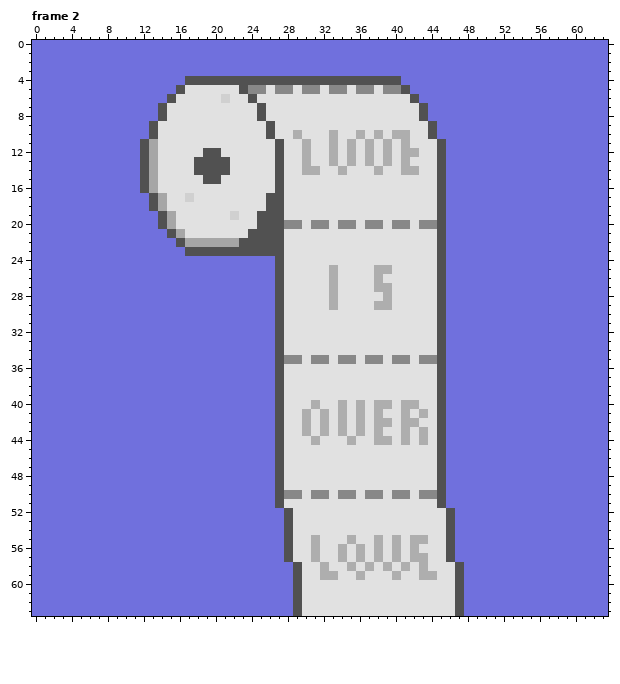
One commit to this pixel-art file: PixelArt/Aseprite/kaiben.aseprite. Above is the file before it was changed.
64x64 pixels, 44 frames. Shown: frame 2. The commit also changed other frames, which this record leaves out.
After the commit:
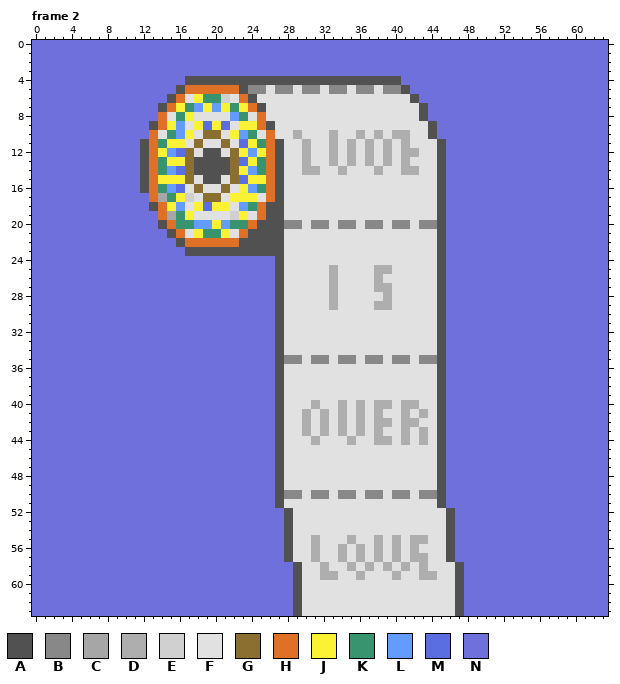
Palette (. is transparent): A #515151  B #888888  C #a6a6a6  D #aeaeae  E #d0d0d0  F #e1e1e1  G #8a6f30  H #df7126  J #fbf236  K #37946e  L #639bff  M #5b6ee1  N #7070dd
Message: grouping layers
Change:
layer "RollingEfects/Trajectory_Line" added
layer "RollingEfects/Trajectory_Dots" added
Frame 2, layers "RollingEfects/Trajectory_Dots", "RollingEfects/Trajectory_Line":
y 5: x 17..22 FFFFFF -> HHHHHH
y 6: x 16 F -> H; x 18..20 FFF -> JKK; x 23 F -> H
y 7: x 15..24 FFFFFFFFFF -> HJKLJLJKJH
y 8: x 14 A -> H; x 16..17 FF -> KJ; x 22..23 FF -> LK; x 25 A -> H
y 9: x 14..16 FFF -> HJL; x 18..21 FFFF -> JMJM; x 23..25 FFF -> JJH
y 10: x 13 A -> H; x 15..17 FFF -> KLJ; x 19..20 FF -> GG; x 22..24 FFF -> JLK; x 26 A -> H
y 11: x 13..16 CFFF -> HKJJ; x 18 F -> G; x 21 F -> G; x 23..26 FFFF -> MJKH
y 12: x 13..17 CFFFF -> HJLMG; x 22..26 FFFFF -> GJLJH
y 13: x 13..17 CFFFF -> HKJJG; x 22..26 FFFFF -> GMJKH
y 14: x 13..17 CFFFF -> HKLMG; x 22..26 FFFFF -> GJLKH
y 15: x 13..17 CFFFF -> HJJJG; x 22..26 FFFFF -> GMJJH
y 16: x 13..16 CFFF -> HKLM; x 18 F -> G; x 21 F -> G; x 23..26 FFFF -> JLKH
y 17: x 13 A -> H; x 15..16 FF -> KJ; x 19..20 FF -> GG; x 22..24 FFF -> JJJ; x 26 A -> H
y 18: x 14..16 CFF -> HJL; x 18..21 FFFF -> JMJJ; x 23..25 FFF -> LKH
y 19: x 14 A -> H; x 16..17 FF -> KJ; x 23 F -> J; x 25 A -> H
y 20: x 15..24 CFFFFFFFFF -> HKKLLJLKKH
y 21: x 16 C -> H; x 18..21 FFFF -> JKKJ; x 23 F -> H
y 22: x 17..22 CCCCCC -> HHHHHH
Changed places in both pictures, as pixel boxes (x1, y1, x2, y2):
changed: (149, 85, 275, 247)
